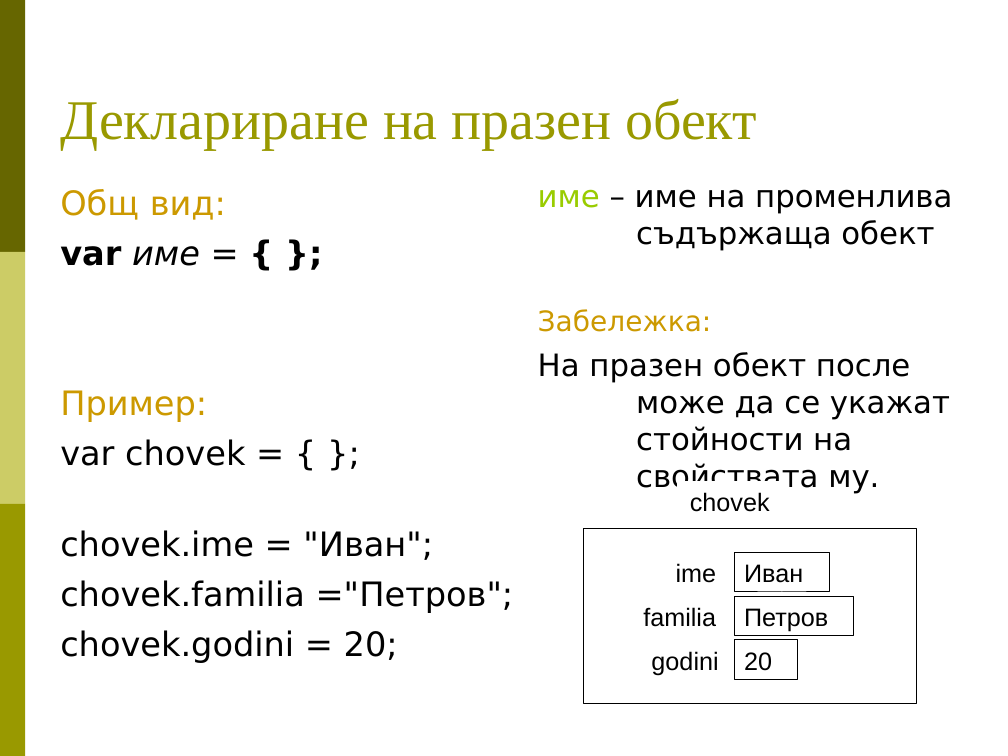
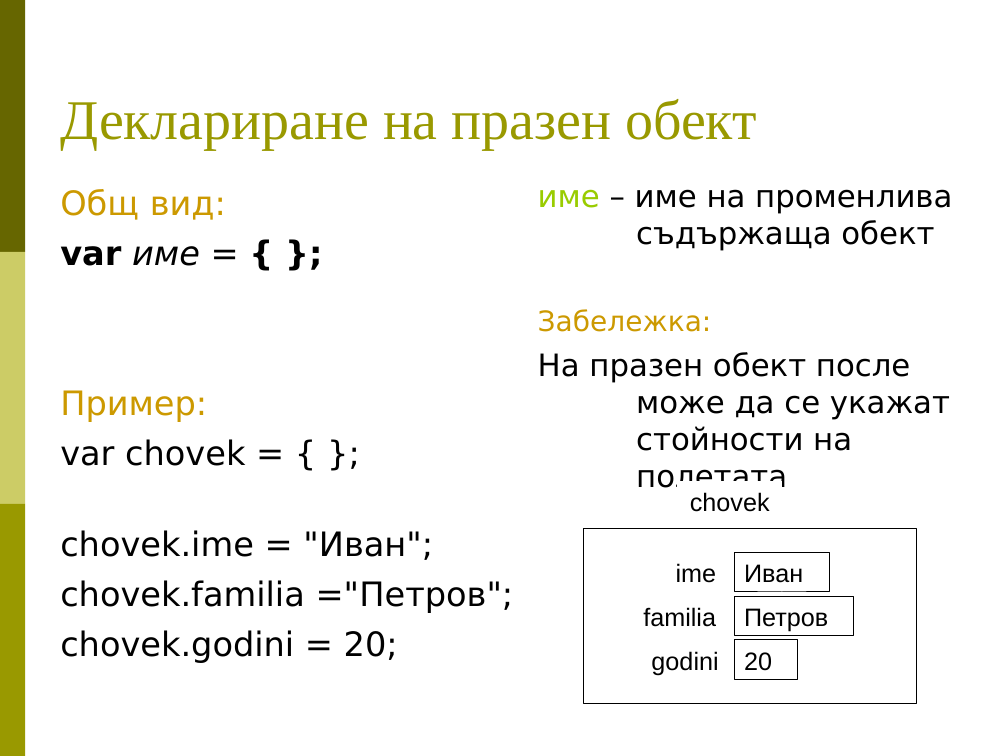
Before and after one commit to BG-IT-Edu/Free-Content, a slide deck: slide 4 of dmanolov/Информатика 8 клас (JavaScript)/04.Въведение в програмирането/10.Обекти.ppt. Drawn at 1008x756 pixels with LibreOffice and Linux fonts; fonts in the diff are those of the drawing. Boxes give left, top, right and bottom in pixels: in the first picture for what was removed or moved away, otherwise in the second. Text is boxed around its words. In the diff, an @@ line names an element or a change of style, - is before the commit and + after.

```diff
--- a/dmanolov/Информатика 8 клас (JavaScript)/04.Въведение в програмирането/10.Обекти.ppt
+++ b/dmanolov/Информатика 8 клас (JavaScript)/04.Въведение в програмирането/10.Обекти.ppt
@@ text at [538,352,950,494]: text changed @@
-На празен обект после може да се укажат стойности на свойствата му.
+На празен обект после може да се укажат стойности на полетата
```
Also in this commit, not shown: 4 other slides changed, 1 slide added, 1 other file.
